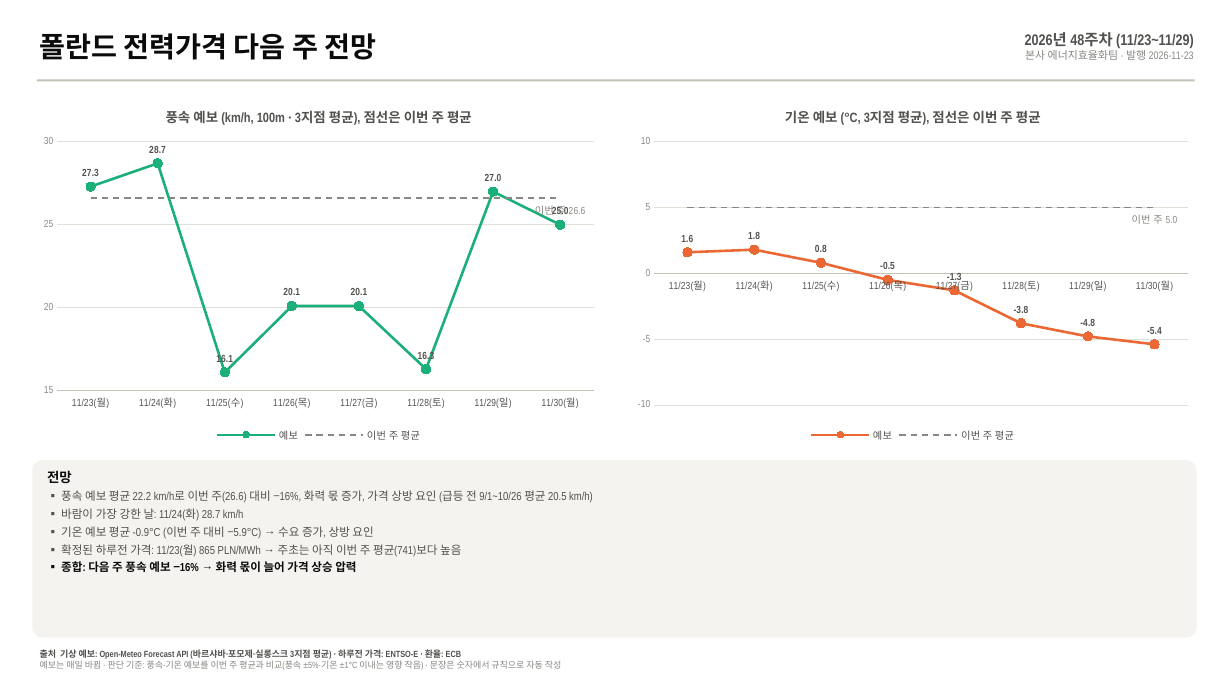
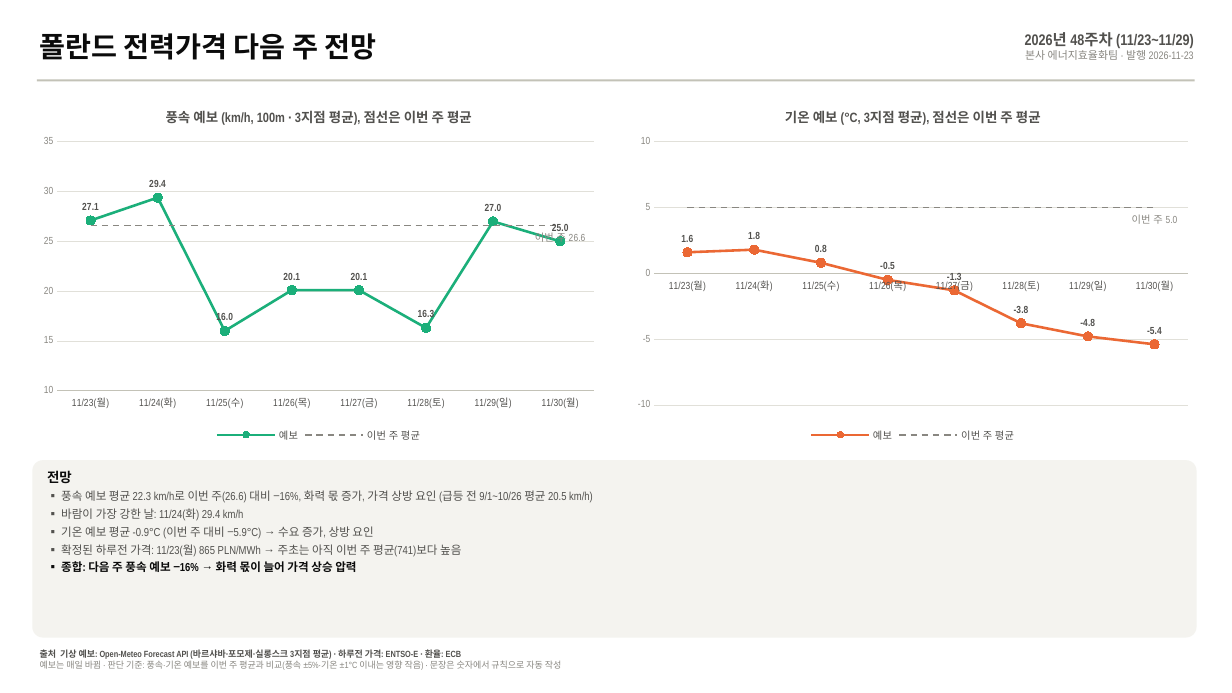
Before and after one commit to bnkim192/entsoe-harvester, a slide deck: slide 5 of weekly/2026-W47/PL_power_commodity_2026-W47.pptx. Drawn at 1232x693 pixels with LibreOffice and Linux fonts; fonts in the diff are those of the drawing. Boxes give left, top, right and bottom in pixels: in the first picture for what was removed or moved away, otherwise in the second. Text is boxed around its words. In the diff, an @@ line names an element or a change of style, - is before the commit and + after.

```diff
--- a/weekly/2026-W47/PL_power_commodity_2026-W47.pptx
+++ b/weekly/2026-W47/PL_power_commodity_2026-W47.pptx
@@ line chart at <box>32,91,605,446</box> @@
@@ 예보, 11/23(월): 27.3 to 27.1 @@
@@ 예보, 11/24(화): 28.7 to 29.4 @@
@@ 예보, 11/25(수): 16.1 to 16 @@
@@ data labels of 예보 added @@
@@ value axis changed @@
@@ text at <box>61,490,593,521</box>: text changed @@
-▪ 풍속 예보 평균 22.2 km/h로 이번 주(26.6) 대비 −16%, 화력 몫 증가, 가격 상방 요인 (급등 전 9/1~10/26 평균 20.5 km/h)
-▪ 바람이 가장 강한 날: 11/24(화) 28.7 km/h
+▪ 풍속 예보 평균 22.3 km/h로 이번 주(26.6) 대비 −16%, 화력 몫 증가, 가격 상방 요인 (급등 전 9/1~10/26 평균 20.5 km/h)
+▪ 바람이 가장 강한 날: 11/24(화) 29.4 km/h
```
Also in this commit, not shown: 1 other slide changed, 15 other files.
